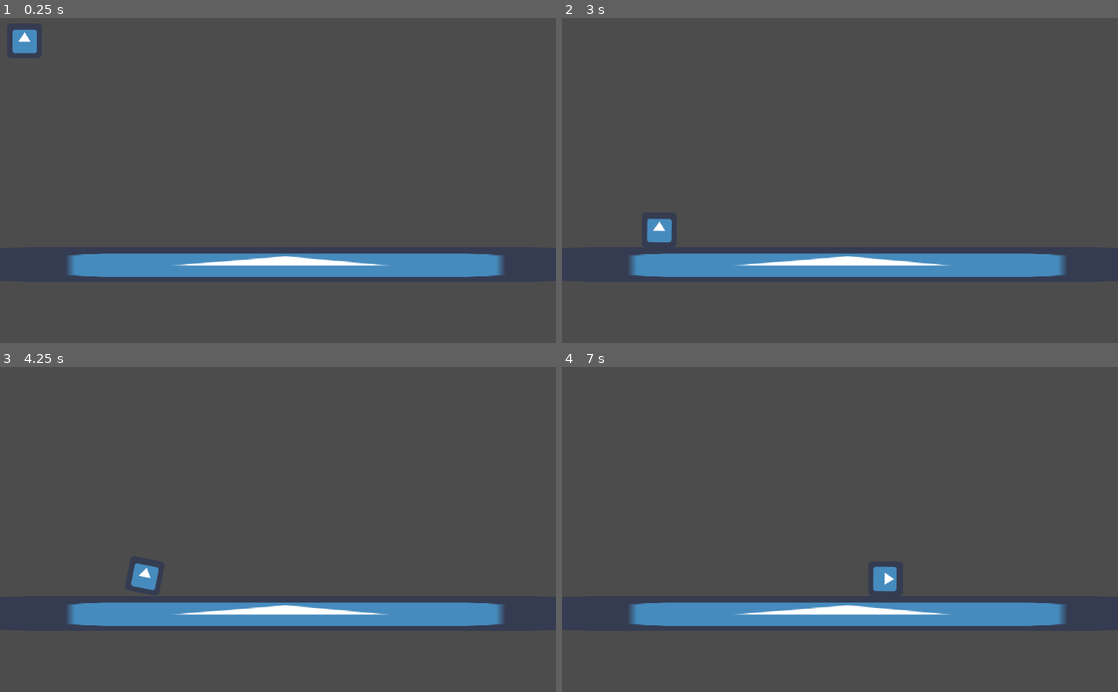
Above: before the commit, frames 1-4 (two rows, left to right).
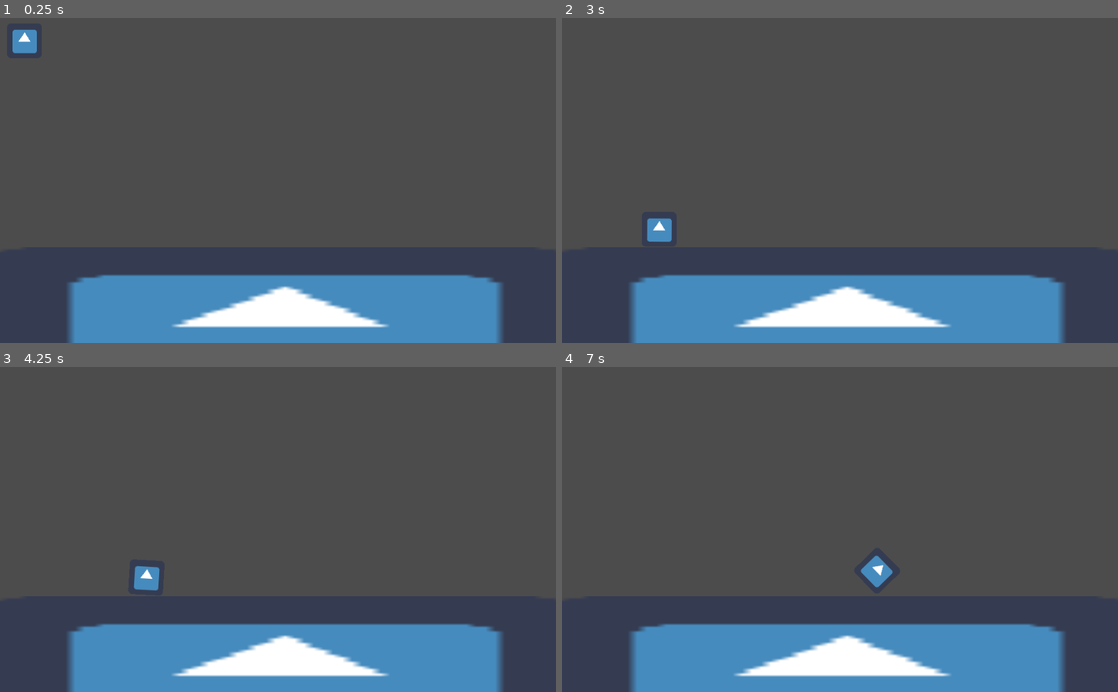
Above: after the commit, the same moments.

Repository: Tuocs/test
Game: Godot game, scene res://Node2D.tscn
The game is run twice, just before and just after one commit, with the same random seed, the same clock (stepped at 60 frames per second) and the same inputs. The engine's default icon, where the game draws it, is replaced by a stand-in: a white triangle on a blue panel in a dark square.
Inputs:
- Up to frame 1 (0.25 s): no input
- Up to frame 2 (3 s): hold Right (ui_right) 0.53-1.28 s; hold Down (ui_down) 1.28-2.03 s; hold Right (ui_right) 2.03-2.78 s; hold Up (ui_up) from 2.78 s (still down)
- Up to frame 3 (4.25 s): release Up (ui_up) at 3.53 s; hold Left (ui_left) from 3.53 s (still down)
- Up to frame 4 (7 s): release Left (ui_left) at 5.03 s; hold Down (ui_down) 5.03-5.78 s; hold Right (ui_right) 5.78-6.53 s; hold Up (ui_up) from 6.53 s (still down)

The runs differ from the first frame. In frame 1, 21% of the frame differs, in the area x 12-91%, y 72-100%; in frame 2, 21%; in frame 3, 21%; in frame 4, 22%, in the area x 12-91%, y 57-100%.

Commit message:
barriers

Diff:
--- a/Node2D.tscn
+++ b/Node2D.tscn
@@ -1,10 +1,16 @@
-[gd_scene load_steps=4 format=2]
+[gd_scene load_steps=6 format=2]
 
 [ext_resource path="res://icon.png" type="Texture" id=1]
 [ext_resource path="res://rigidMove.gd" type="Script" id=2]
 
+[sub_resource type="RectangleShape2D" id=2]
+extents = Vector2( 32, 31 )
+
 [sub_resource type="RectangleShape2D" id=1]
-extents = Vector2( 32, 32 )
+extents = Vector2( 32.0567, 138 )
+
+[sub_resource type="RectangleShape2D" id=3]
+extents = Vector2( 7, 35 )
 
 [node name="Node2D" type="Node2D"]
 
@@ -16,14 +22,37 @@
 texture = ExtResource( 1 )
 
 [node name="CollisionShape2D" type="CollisionShape2D" parent="RigidBody2D"]
-shape = SubResource( 1 )
+shape = SubResource( 2 )
 
 [node name="StaticBody2D" type="StaticBody2D" parent="."]
 position = Vector2( 517, 455 )
 scale = Vector2( 17.625, 1 )
 
 [node name="Sprite2" type="Sprite" parent="StaticBody2D"]
+position = Vector2( -0.028368, 106.5 )
+scale = Vector2( 0.99734, 4.32812 )
 texture = ExtResource( 1 )
 
 [node name="CollisionShape2D" type="CollisionShape2D" parent="StaticBody2D"]
+position = Vector2( -0.0567379, 104 )
 shape = SubResource( 1 )
+
+[node name="StaticBody2D3" type="StaticBody2D" parent="."]
+position = Vector2( 1051, 393 )
+
+[node name="Sprite" type="Sprite" parent="StaticBody2D3"]
+scale = Vector2( 0.16, 1 )
+texture = ExtResource( 1 )
+
+[node name="CollisionShape2D" type="CollisionShape2D" parent="StaticBody2D3"]
+shape = SubResource( 3 )
+
+[node name="StaticBody2D2" type="StaticBody2D" parent="."]
+position = Vector2( -28, 392 )
+
+[node name="Sprite" type="Sprite" parent="StaticBody2D2"]
+scale = Vector2( 0.16, 1 )
+texture = ExtResource( 1 )
+
+[node name="CollisionShape2D" type="CollisionShape2D" parent="StaticBody2D2"]
+shape = SubResource( 3 )
